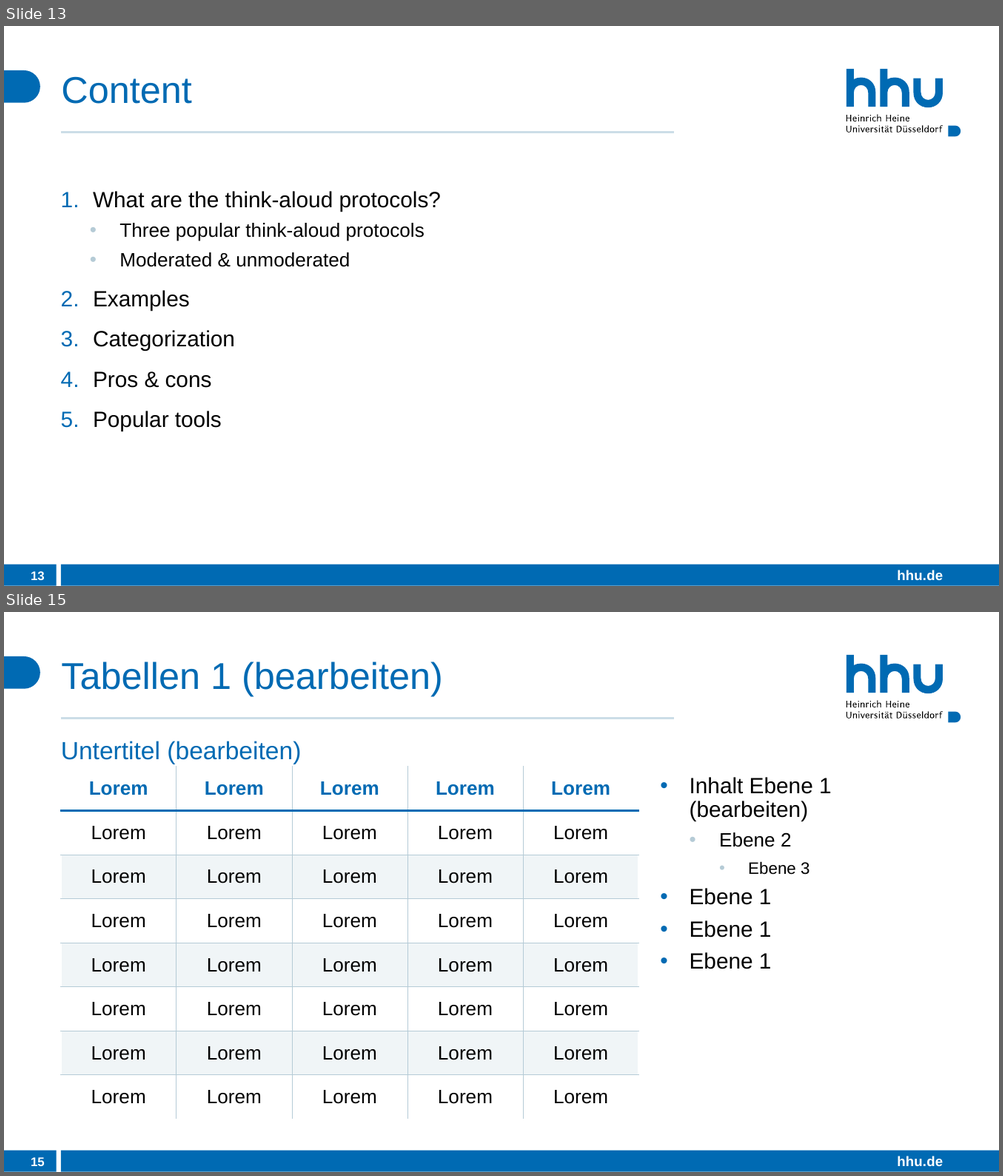
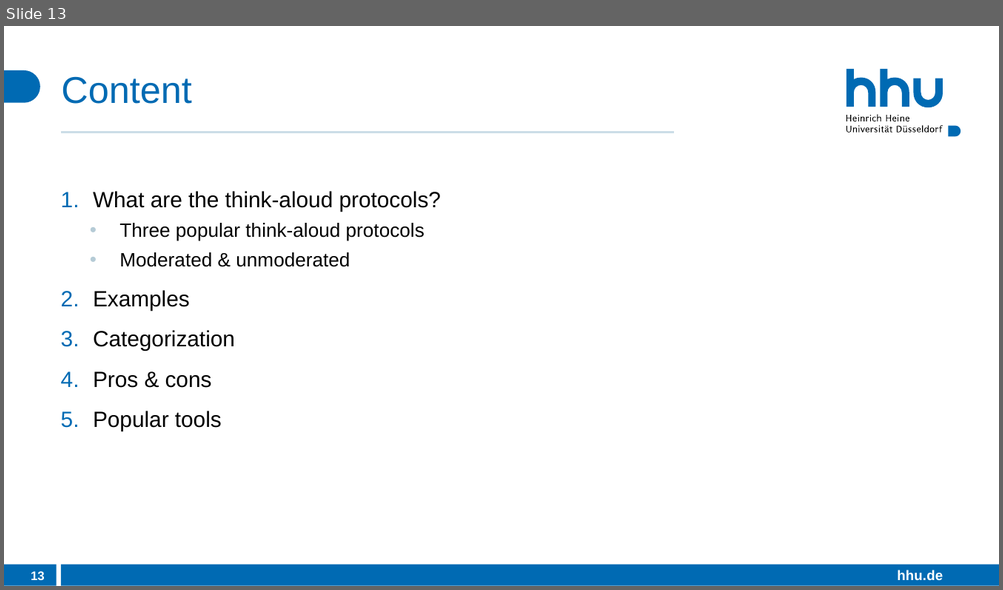
Before and after one commit to DerHyper/User-Experience-UX-Design-and-Management, a slide deck: Praesentation.pptx. Shown one above the other, each under a label of ours: slides 13 and 15 before the commit, slide 13 after it; the slides between them are not shown. The pictures are 1003x1176 and 1003x590 pixels, drawn with LibreOffice and Linux fonts; fonts in the diff are those of the drawing. Boxes give left, top, right and bottom in pixels: in the first picture for what was removed or moved away, otherwise in the second. Text is boxed around its words. In the diff, an @@ line names an element or a change of style, - is before the commit and + after.

```diff
--- a/Praesentation.pptx
+++ b/Praesentation.pptx
@@ slide 15 removed at bbox=[4, 612, 999, 1172], background #FFFFFF; not listed: 26 template elements that a slide beside it also shows @@
@@ title removed at bbox=[61, 662, 443, 696] @@
-Tabellen 1 (bearbeiten)
@@ text removed at bbox=[61, 741, 301, 764] @@
-Untertitel (bearbeiten)
@@ table removed at bbox=[61, 767, 637, 1119], 8 rows, 5 columns @@
-Lorem | Lorem | Lorem | Lorem | Lorem
-Lorem | Lorem | Lorem | Lorem | Lorem
-Lorem | Lorem | Lorem | Lorem | Lorem
-Lorem | Lorem | Lorem | Lorem | Lorem
-Lorem | Lorem | Lorem | Lorem | Lorem
-Lorem | Lorem | Lorem | Lorem | Lorem
-Lorem | Lorem | Lorem | Lorem | Lorem
-Lorem | Lorem | Lorem | Lorem | Lorem
@@ text removed at bbox=[689, 777, 831, 969] @@
-• Inhalt Ebene 1 (bearbeiten)
-  • Ebene 2
-    • Ebene 3
-• Ebene 1
-• Ebene 1
-• Ebene 1
@@ page number removed at bbox=[31, 1157, 45, 1166] @@
-15
```
Also in this commit, not shown: 2 slides changed, 3 slides added, 24 other slides removed.
